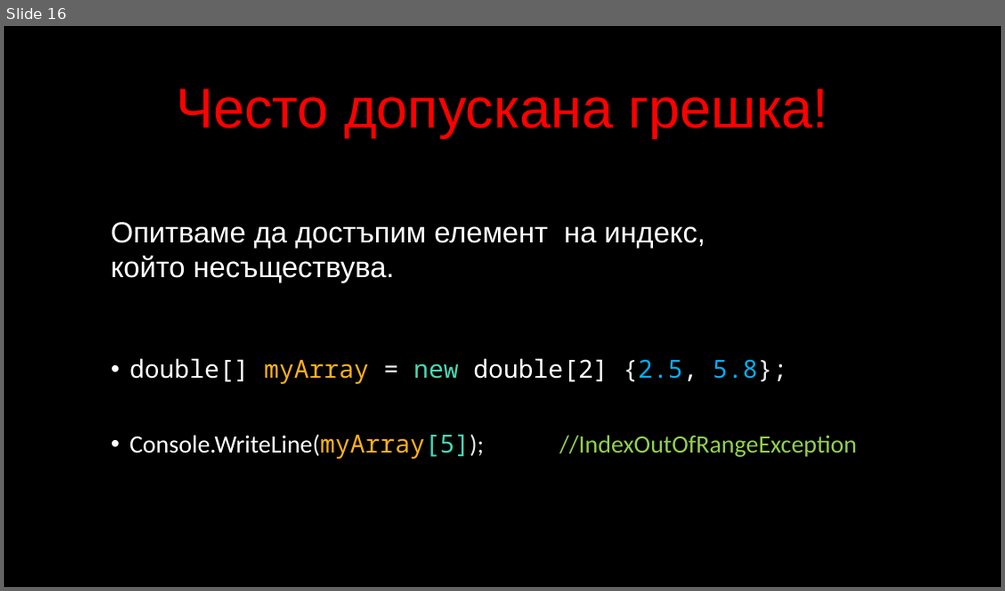
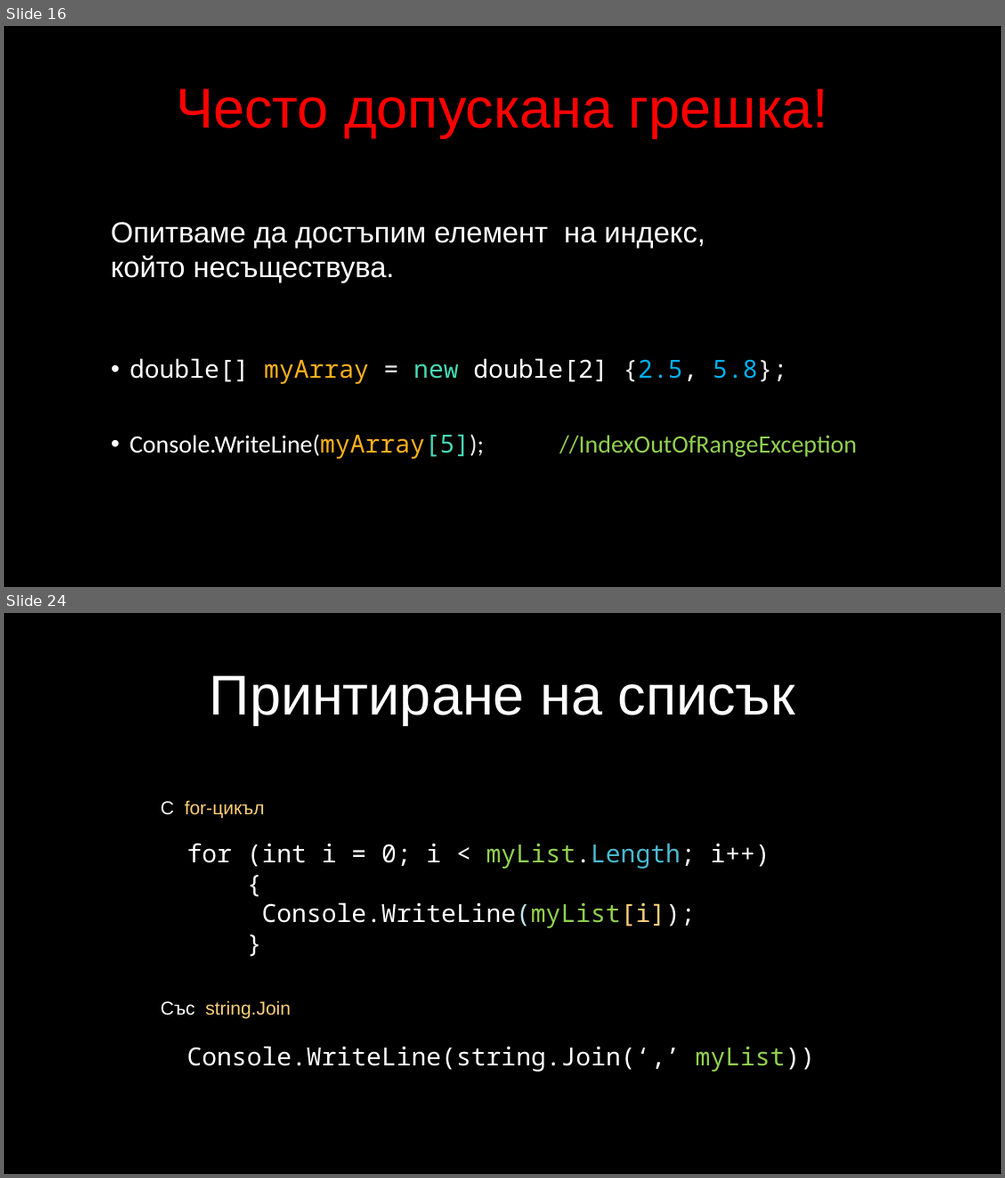
Before and after one commit to velizar92/CSharp-Programming-Presentations, a slide deck: C# Intermediate.pptx. Shown one above the other, each under a label of ours: slide 16 before the commit, slides 16 and 24 after it; the slides between them are not shown. The pictures are 1005x591 and 1005x1178 pixels, drawn with LibreOffice and Linux fonts; fonts in the diff are those of the drawing; background and template pictures are left out. Boxes give left, top, right and bottom in pixels: in the first picture for what was removed or moved away, otherwise in the second. Text is boxed around its words. In the diff, an @@ line names an element or a change of style, - is before the commit and + after.

Commit message:
C# Intermediate: List slides

```diff
--- a/C# Intermediate.pptx
+++ b/C# Intermediate.pptx
@@ slide 24 added at [4, 613, 1001, 1174], background picture (left out) @@
@@ title added at [210, 675, 795, 725], 54 pt, text #FFFFFF @@
+Принтиране на списък
@@ text added at [161, 800, 265, 818], 18 pt, text #FDD077 @@
+С for-цикъл
@@ text added at [187, 843, 770, 928], 24 pt, text #FFFFFF @@
+for (int i = 0; i < myList.Length; i++)
+{
+Console.WriteLine(myList[i]);
+}
@@ text added at [161, 1000, 291, 1018], 18 pt, text #FDD077 @@
+Със string.Join
@@ text added at [187, 1046, 815, 1071], 24 pt, text #FFFFFF @@
+Console.WriteLine(string.Join(‘,’ myList))
```
Also in this commit, not shown: 1 slide changed, 7 other slides added.
